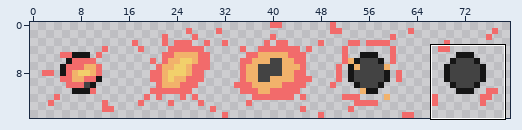
A sprite sheet gets an edit: Cannoon/Assets/Sprites/UI/Player UI/Hearts/Cannonball Heart Explosion (anim 16x).png. The picture above shows the old version from afar; the outline marks the close-up.
Close-up. Earlier state:
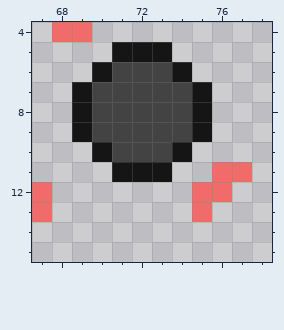
The file is 80x16 pixels. Shown: x 67..78, y 4..15. The commit also changed other parts of the picture, which this record leaves out.
The same view after the edit:
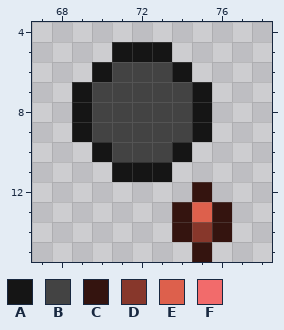
Palette (. is transparent): A #151515  B #434343  C #34140f  D #87372b  E #dd604c  F #f26b6b
Diff:
y 4: x 68..69 FF -> ..
y 11: x 76..77 FF -> ..
y 12: x 67 F -> .; x 75..76 FF -> C.
y 13: x 67 F -> .; x 74..76 .F. -> CEC
y 14: x 74..76 ... -> CDC
y 15: x 75 . -> C
